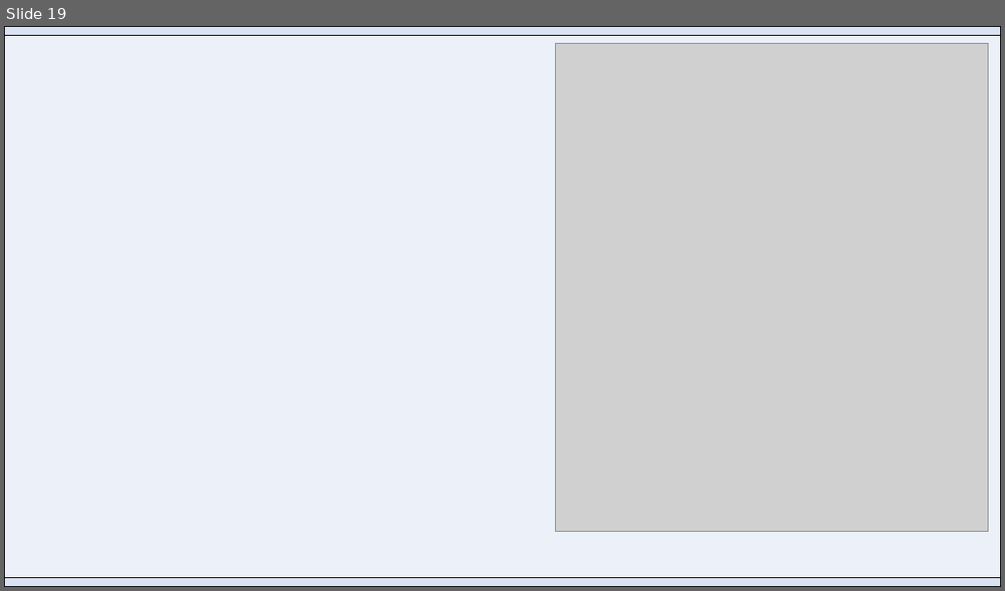
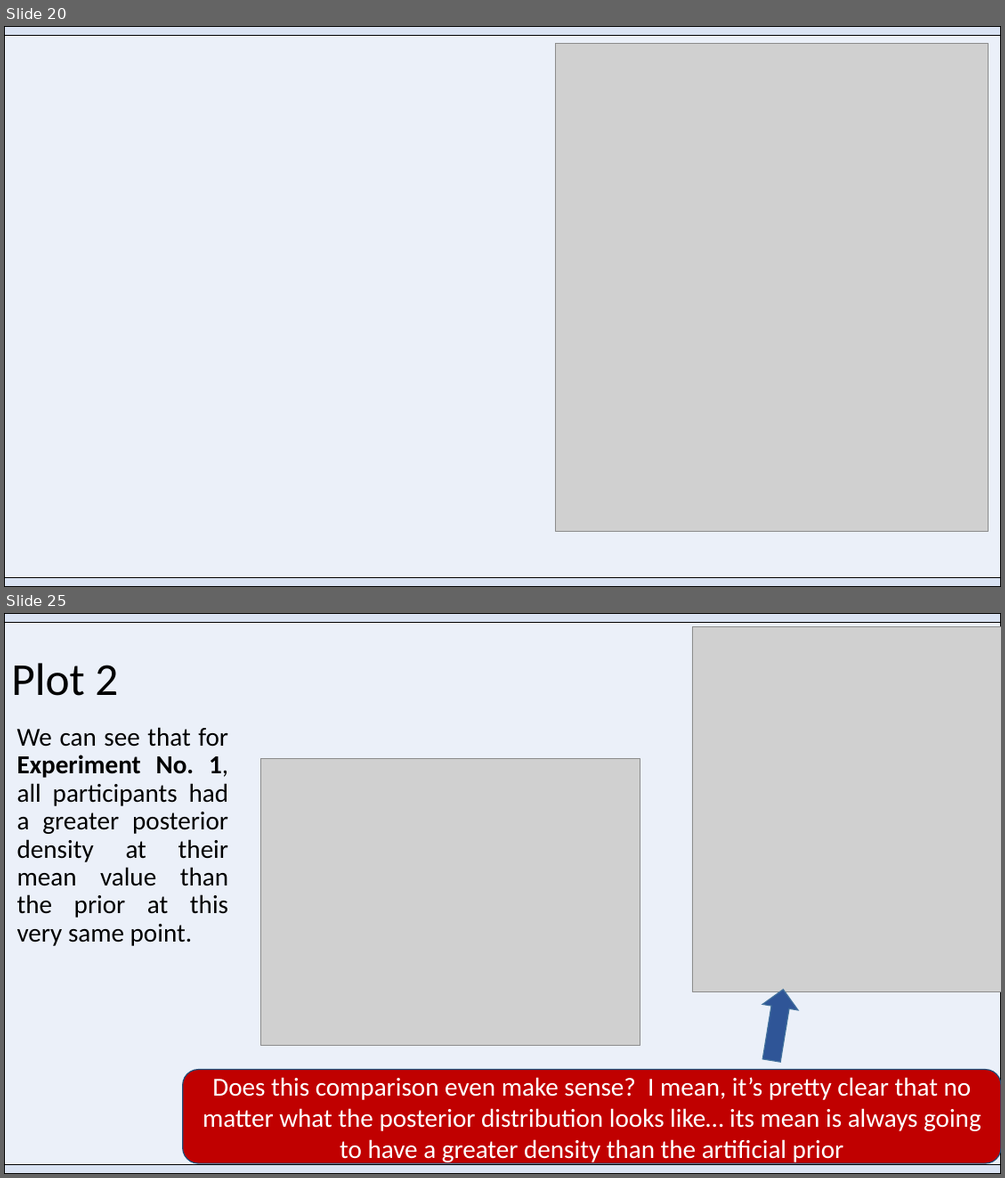
Before and after one commit to Adrifelcha/afchavez-019, a slide deck: MichaelLee/SDT Mirror Effect/Paper 1/BayesianSDTmodeling_Overview.pptx. Shown one above the other, each under a label of ours: slide 19 before the commit, slides 20 and 25 after it; the slides between them are not shown. The pictures are 1005x591 and 1005x1178 pixels, drawn with LibreOffice and Linux fonts; fonts in the diff are those of the drawing; grey boxes stand for pictures. Boxes give left, top, right and bottom in pixels: in the first picture for what was removed or moved away, otherwise in the second. Text is boxed around its words. In the diff, an @@ line names an element or a change of style, - is before the commit and + after.

```diff
--- a/MichaelLee/SDT Mirror Effect/Paper 1/BayesianSDTmodeling_Overview.pptx
+++ b/MichaelLee/SDT Mirror Effect/Paper 1/BayesianSDTmodeling_Overview.pptx
@@ slide 25 added at [4,613,1001,1174], background #FFFFFF @@
@@ rectangle added at [4,613,1001,1174], fill #EBF0F9, outline #000000 1 pt @@
@@ rectangle added at [4,613,1001,623], fill #DAE3F3, outline #000000 1 pt @@
@@ picture added at [692,626,1001,991] @@
@@ title added at [11,663,118,696], 44 pt, text #000000 @@
+Plot 2
@@ text added at [17,727,229,946], 25 pt, text #000000 @@
+We can see that for Experiment No. 1, all participants had a greater posterior density at their mean value than the prior at this very same point.
@@ picture added at [261,759,639,1046] @@
@@ right arrow added at [753,987,801,1063], fill #2F5597, outline #43739E 1 pt @@
@@ rounded rectangle added at [183,1070,1001,1163], fill #C00000, outline #1F4E79 1 pt, 25 pt, text #FFFFFF @@
+Does this comparison even make sense? I mean, it’s pretty clear that no matter what the posterior distribution looks like… its mean is always going to have a greater density than the artificial prior
@@ rectangle added at [4,1164,1001,1174], fill #DAE3F3, outline #000000 1 pt @@
@@ what was slide 19 is now slide 20 @@
```
Also in this commit, not shown: 8 slides changed, 15 other slides added, 1 slide removed, 17 other files.
